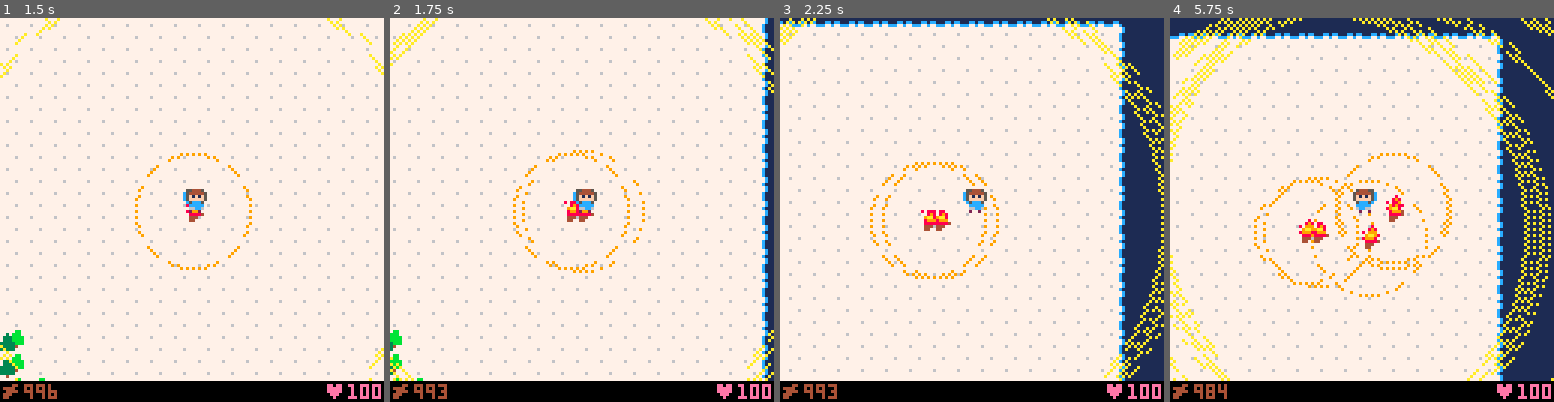
Above: before the commit, frames 1-4 (left to right).
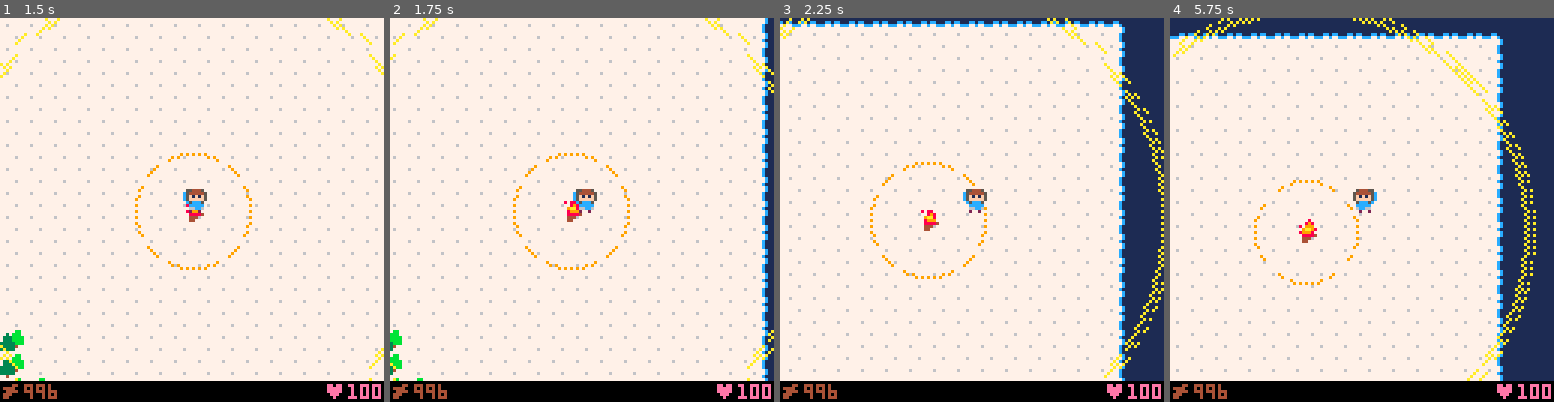
Above: after the commit, the same moments.

Repository: majorcob/ggj19
Game: PICO-8 cartridge ggj19.p8
Same seed, same stepped clock (60 frames per second), same inputs: the game is played once before the commit and once after it.
Inputs:
- Up to frame 1 (1.5 s): tap O (Z key) at 0.7 s
- Up to frame 2 (1.75 s): hold Right from 1.6 s (still down); tap O (Z key) at 1.7 s
- Up to frame 3 (2.25 s): release Right at 2.1 s; tap O (Z key) at 2.1 s; hold Up from 2.15 s (still down)
- Up to frame 4 (5.75 s): release Up at 2.42 s; hold Right 2.47-3.03 s; tap O (Z key) every 0.4 s from 2.5 to 5.7 s; hold Left 3.08-3.58 s; hold Down 3.63-3.97 s; hold Right 4.02-4.68 s; hold Up 4.73-5.03 s; hold Left 5.08-5.68 s; hold Down from 5.73 s (still down)

Frame 1 is identical in both runs. In frame 2, 0.8% of the frame differs, in the area x 0-100%, y 0-99%; in frame 3, 1.1%; in frame 4, 4.7%, in the area x 0-100%, y 0-100%.

Commit message:
Disable making new campfires inside range of existing ones

Diff:
--- a/ggj19.p8
+++ b/ggj19.p8
@@ -22,16 +22,21 @@
 	h.r1=max((-20/1200)*h.lt+20,0)
 end
 
-function pnh()
+function phd()
+	local md,mh=-1,nil
 	for h in all(ht) do
-		local dx,dy
+		local d,dx,dy
 		dx=px-h.x
 		dy=py-h.y
-		if sqrt(dx^2+dy^2)<h.r2 then
-			return t
+		d=sqrt(dx^2+dy^2)
+		if (md<0) md=d
+		if (mh==nil) mh=h
+		if d<md then
+			md=d
+			mh=h
 		end
 	end
-	return f
+	return md,mh
 end
 
 function hrdr(h)
@@ -87,16 +92,19 @@
  	end
  	if (wth and wtv) pwt=0
 
- 	if btn(4) and hst<=0 then
- 		if pw>=3 then
- 			pw-=3
- 			add(ht,{
- 				x=px,y=py,lt=0,r1=20,r2=80
- 			})
- 			hst=30
- 		end
- 	end
- 	hst=max(hst-1,0)
+ 	local hcs,nh,nhd
+ 	nhd,nh=phd()
+  hcs=nh==nil or nhd>nh.r2
+  if hst<=0 and hcs then
+  	if btn(4) and pw>=3 then
+  		pw-=3
+  		add(ht,{
+  			x=px,y=py,lt=0,r1=20,r2=80
+  		})
+  		hst=30
+  	end
+  end
+  hst=max(hst-1,0)
  end
 
  local tn,te,ts,tw
@@ -133,7 +141,7 @@
 	local ps=pwt%20<10 and 1 or 2
 	spr(ps,px-cx-3,py-cy-7,1,1,pr)
 
-	if pc then
+	if pc>=0 then
  	local hp="♥"..php
  	rectfill(0,128-pc,127,128,0)
  	print(hp,108,129-pc,14)
